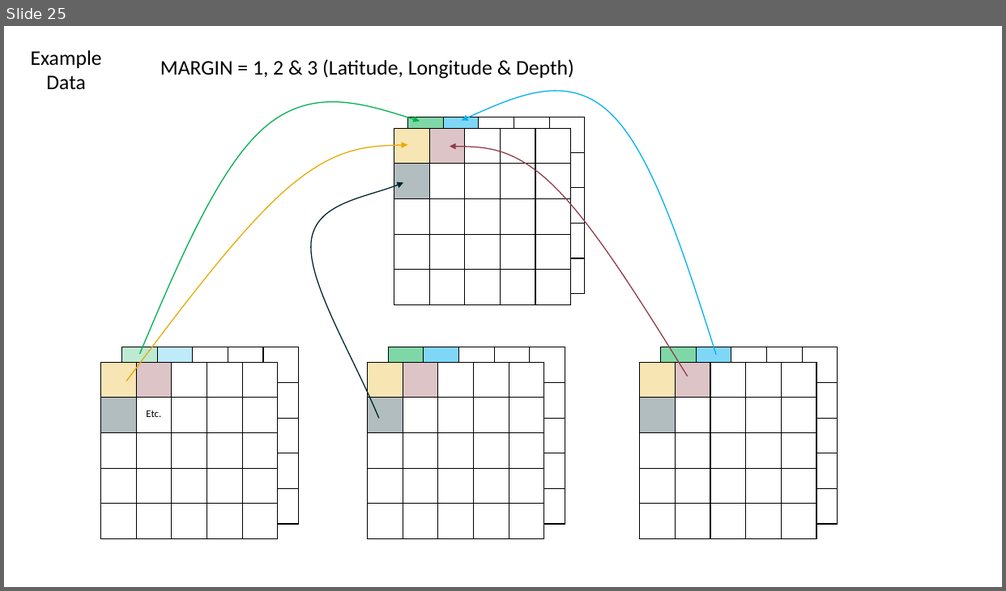
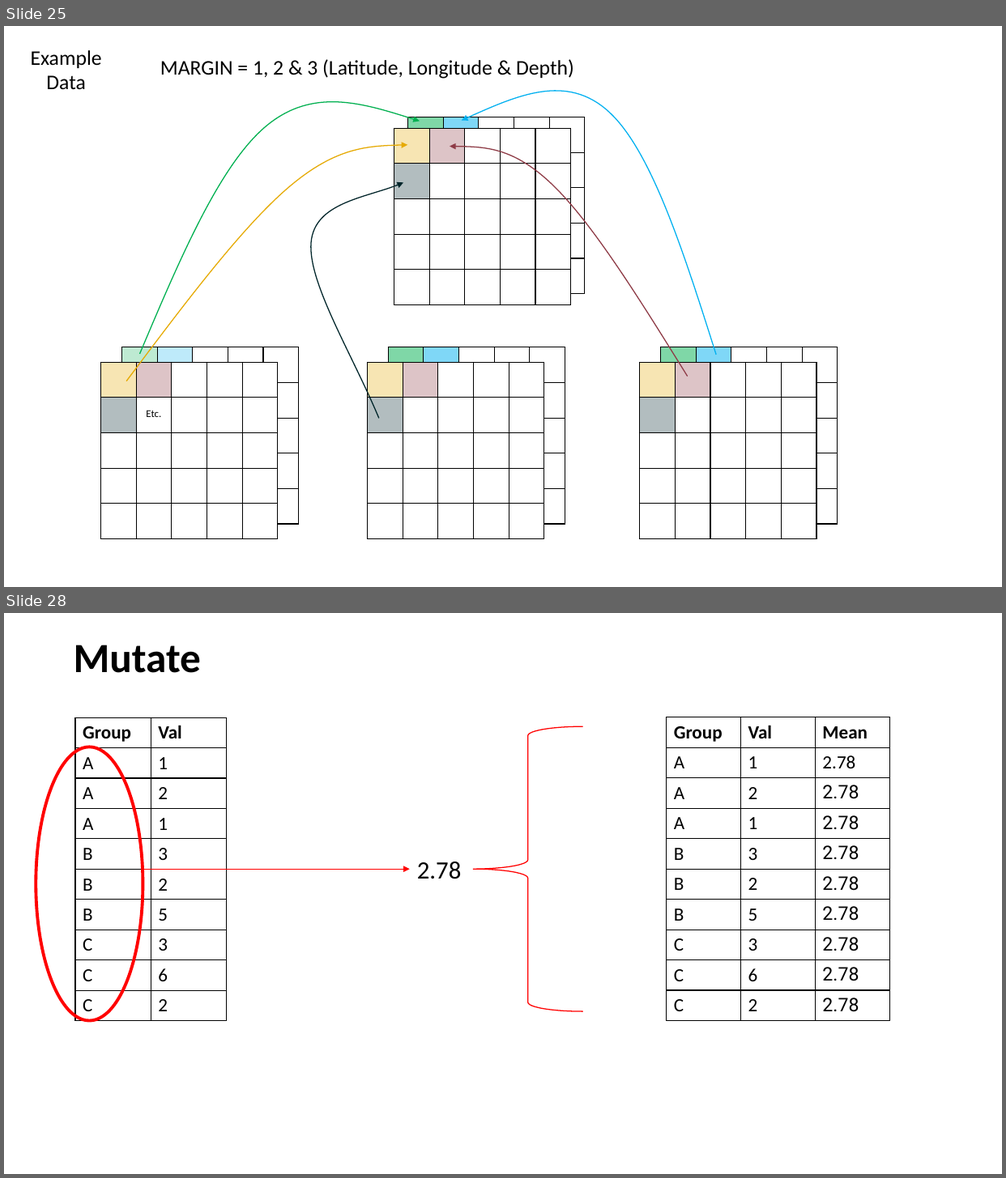
Before and after one commit to add-am/website, a slide deck: images/listing_images.pptx. Shown one above the other, each under a label of ours: slide 25 before the commit, slides 25 and 28 after it; the slides between them are not shown. The pictures are 1006x591 and 1006x1178 pixels, drawn with LibreOffice and Linux fonts; fonts in the diff are those of the drawing. Boxes give left, top, right and bottom in pixels: in the first picture for what was removed or moved away, otherwise in the second. Text is boxed around its words. In the diff, an @@ line names an element or a change of style, - is before the commit and + after.

```diff
--- a/images/listing_images.pptx
+++ b/images/listing_images.pptx
@@ slide 28 added at (x1=4, y1=613, x2=1002, y2=1174), background #FFFFFF @@
@@ text added at (x1=74, y1=645, x2=201, y2=673), 40 pt, text #000000, bold @@
+Mutate
@@ table added at (x1=75, y1=717, x2=226, y2=1022), 10 rows, 2 columns @@
+Group | Val
+A | 1
+A | 2
+A | 1
+B | 3
+B | 2
+B | 5
+C | 3
+C | 6
+C | 2
@@ left brace added at (x1=473, y1=726, x2=582, y2=1012), outline #FF0000 1 pt @@
@@ table added at (x1=667, y1=717, x2=889, y2=1021), 10 rows, 3 columns @@
+Group | Val | Mean
+A | 1 | 2.78
+A | 2 | 2.78
+A | 1 | 2.78
+B | 3 | 2.78
+B | 2 | 2.78
+B | 5 | 2.78
+C | 3 | 2.78
+C | 6 | 2.78
+C | 2 | 2.78
@@ ellipse added at (x1=36, y1=747, x2=143, y2=1021), outline #FF0000 3 pt @@
@@ arrow added from (143, 869) to (410, 869), #FF0000 1 pt @@
@@ text added at (x1=417, y1=862, x2=462, y2=879), 24 pt, text #000000 @@
+2.78
```
Also in this commit, not shown: 3 other slides added, 1 slide removed, 5 other files.
